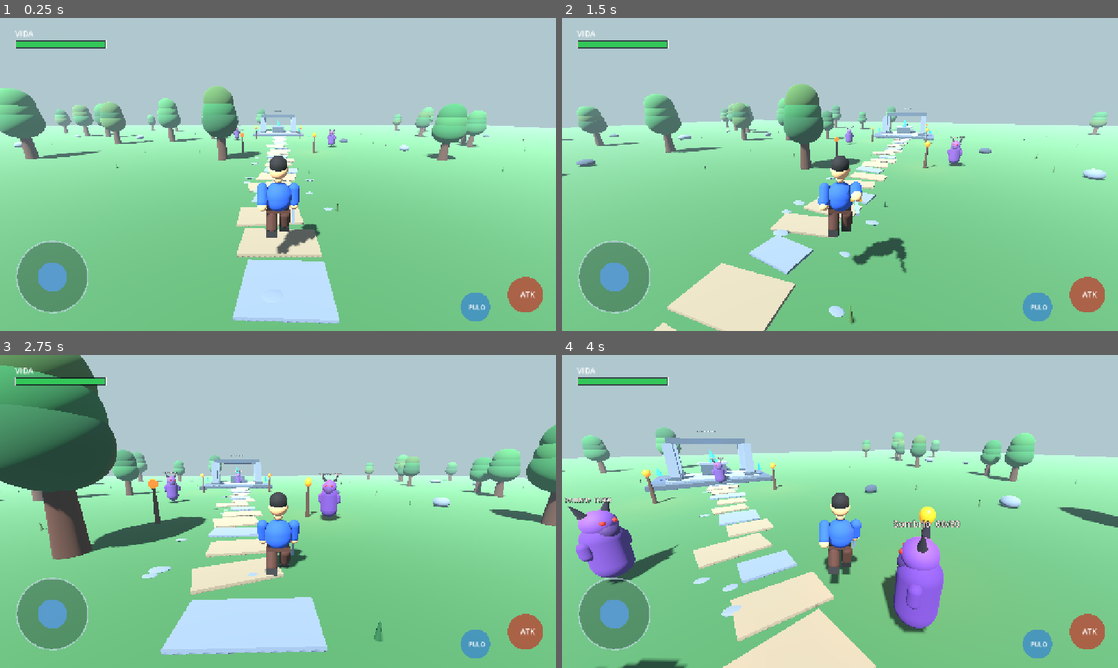
Above: before the commit, frames 1-4 (two rows, left to right).
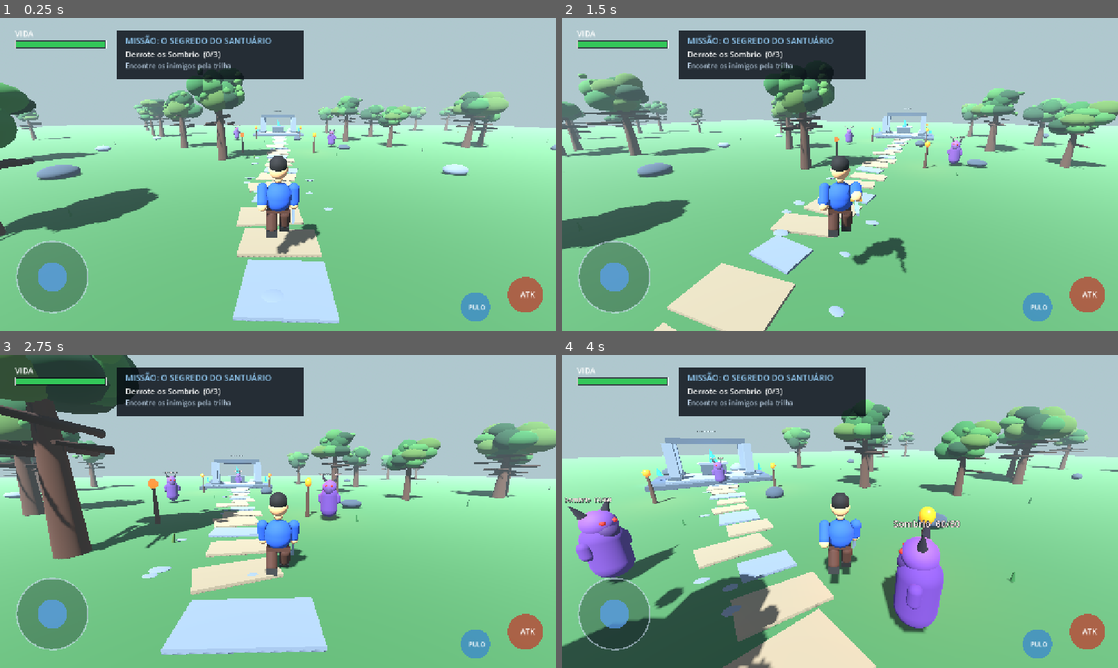
Above: after the commit, the same moments.

Repository: YohBoostel07/Aetheria-Android
Game: Godot game, scene res://scenes/world.tscn
Same seed, same stepped clock (60 frames per second), same inputs: the game is played once before the commit and once after it.
Inputs (mouse positions are in pixels of both pictures, inside the frame that each line leads up to):
- Up to frame 1 (0.25 s): no input
- Up to frame 2 (1.5 s): tap Enter at 0.5 s; move the mouse to (867, 174) at 0.52 s; hold W (move_forward) from 0.53 s (still down); tap J (attack) at 0.6, 1.35 s; click (867, 174) at 0.67 s; tap Space (jump) at 0.77 s; move the mouse to (812, 174) at 1.27 s
- Up to frame 3 (2.75 s): keep holding W (move_forward); tap Space (jump) at 1.52 s; move the mouse to (289, 505) at 2.02 s; tap J (attack) at 2.1 s
- Up to frame 4 (4 s): keep holding W (move_forward); move the mouse to (834, 517) at 2.77 s; tap J (attack) at 2.85, 3.6 s; click (834, 517) at 2.92 s; tap Space (jump) at 3.02, 3.77 s; move the mouse to (878, 514) at 3.52 s

The runs differ from the first frame. In frame 1, 16% of the frame differs, in the area x 0-100%, y 4-72%; in frame 2, 17%; in frame 3, 21%, in the area x 0-100%, y 0-92%; in frame 4, 20%.

Commit message:
Aetheria 0.5.0: quest system and detailed forest trees

Diff:
--- a/scripts/world.gd
+++ b/scripts/world.gd
@@ -4,12 +4,20 @@
 
 var rng := RandomNumberGenerator.new()
 var bark_material: StandardMaterial3D
+var branch_material: StandardMaterial3D
 var leaf_materials: Array[StandardMaterial3D] = []
+var leaf_light_materials: Array[StandardMaterial3D] = []
 var stone_material: StandardMaterial3D
 var dark_stone_material: StandardMaterial3D
 var path_material: StandardMaterial3D
 var crystal_material: StandardMaterial3D
 var torch_material: StandardMaterial3D
+var quest_label: Label
+var quest_detail_label: Label
+var enemies_defeated := 0
+var quest_complete := false
+var experience := 0
+var shrine_crystal_light: OmniLight3D
 
 func _ready() -> void:
     rng.seed = 48291
@@ -21,10 +29,22 @@
     _create_rock_fields()
     _create_ancient_shrine()
     _create_torches()
+    _create_quest_hud()
     _spawn_enemies()
+    _refresh_quest_hud()
+
+func _process(_delta: float) -> void:
+    if enemies_defeated >= 3 and not quest_complete:
+        var player := get_node_or_null("Player") as Node3D
+        if player != null:
+            var player_flat := Vector2(player.global_position.x, player.global_position.z)
+            var crystal_flat := Vector2(0.0, -35.45)
+            if player_flat.distance_to(crystal_flat) <= 4.5:
+                _complete_quest()
 
 func _create_materials() -> void:
     bark_material = _material(Color(0.25, 0.14, 0.085), 1.0)
+    branch_material = _material(Color(0.19, 0.105, 0.065), 1.0)
     stone_material = _material(Color(0.38, 0.42, 0.46), 0.95)
     dark_stone_material = _material(Color(0.20, 0.24, 0.29), 1.0)
     path_material = _material(Color(0.48, 0.43, 0.34), 1.0)
@@ -37,10 +57,15 @@
     torch_material.emission = Color(1.0, 0.19, 0.025)
     torch_material.emission_energy_multiplier = 2.2
     leaf_materials = [
-        _material(Color(0.10, 0.29, 0.15), 1.0),
-        _material(Color(0.13, 0.36, 0.18), 1.0),
-        _material(Color(0.18, 0.40, 0.20), 1.0),
-        _material(Color(0.22, 0.34, 0.15), 1.0)
+        _material(Color(0.055, 0.20, 0.095), 0.96),
+        _material(Color(0.075, 0.27, 0.11), 0.96),
+        _material(Color(0.12, 0.33, 0.14), 0.94),
+        _material(Color(0.18, 0.38, 0.16), 0.94),
+        _material(Color(0.23, 0.34, 0.12), 0.96)
+    ]
+    leaf_light_materials = [
+        _material(Color(0.19, 0.39, 0.16), 0.94),
+        _material(Color(0.25, 0.43, 0.18), 0.94)
     ]
 
 func _material(color: Color, roughness_value: float = 0.85, metallic_value: float = 0.0) -> StandardMaterial3D:
@@ -75,7 +100,6 @@
     var ground := StaticBody3D.new()
     ground.name = "Ground"
     add_child(ground)
-
     var mesh_instance := MeshInstance3D.new()
     var plane := PlaneMesh.new()
     plane.size = Vector2(180, 180)
@@ -83,7 +107,6 @@
     var grass := _material(Color(0.20, 0.36, 0.20), 1.0)
     mesh_instance.material_override = grass
     ground.add_child(mesh_instance)
-
     var collision := CollisionShape3D.new()
     var shape := BoxShape3D.new()
     shape.size = Vector3(180, 0.3, 180)
@@ -101,7 +124,6 @@
         stone.rotation.y = rng.randf_range(-0.18, 0.18)
         stone.material_override = path_material if i % 3 != 0 else stone_material
         add_child(stone)
-
     for i in range(22):
         var pebble := MeshInstance3D.new()
         var mesh := SphereMesh.new()
@@ -122,7 +144,6 @@
         if near_path or near_spawn or near_shrine:
             continue
         _create_tree(position, rng.randf_range(0.82, 1.35))
-
     for i in range(34):
         var grass := MeshInstance3D.new()
         var blade := CylinderMesh.new()
@@ -142,25 +163,86 @@
     tree.scale = Vector3.ONE * scale_value
     add_child(tree)
 
+    var trunk_height := rng.randf_range(3.5, 4.5)
     var trunk := MeshInstance3D.new()
     var trunk_mesh := CylinderMesh.new()
-    trunk_mesh.top_radius = 0.20
-    trunk_mesh.bottom_radius = 0.34
-    trunk_mesh.height = 2.6
+    trunk_mesh.top_radius = rng.randf_range(0.13, 0.19)
+    trunk_mesh.bottom_radius = rng.randf_range(0.31, 0.39)
+    trunk_mesh.height = trunk_height
     trunk.mesh = trunk_mesh
-    trunk.position.y = 1.3
+    trunk.position.y = trunk_height * 0.5
+    trunk.rotation.z = rng.randf_range(-0.035, 0.035)
     trunk.material_override = bark_material
     tree.add_child(trunk)
 
-    for j in range(3):
-        var crown := MeshInstance3D.new()
-        var crown_mesh := SphereMesh.new()
-        crown_mesh.radius = 1.15 - float(j) * 0.10
-        crown_mesh.height = 2.15 - float(j) * 0.12
-        crown.mesh = crown_mesh
-        crown.position = Vector3(0, 2.55 + float(j) * 0.62, 0)
-        crown.material_override = leaf_materials[rng.randi_range(0, leaf_materials.size() - 1)]
-        tree.add_child(crown)
+    # Raised bark ridges make the trunk less like a smooth primitive.
+    for ridge_index in range(4):
+        var ridge := MeshInstance3D.new()
+        var ridge_mesh := CylinderMesh.new()
+        ridge_mesh.top_radius = 0.025
+        ridge_mesh.bottom_radius = 0.055
+        ridge_mesh.height = trunk_height * rng.randf_range(0.55, 0.88)
+        ridge.mesh = ridge_mesh
+        var angle := TAU * float(ridge_index) / 4.0
+        ridge.position = Vector3(cos(angle) * 0.19, ridge_mesh.height * 0.5, sin(angle) * 0.19)
+        ridge.rotation.z = rng.randf_range(-0.04, 0.04)
+        ridge.material_override = branch_material
+        tree.add_child(ridge)
+
+    # Several thick, tapered boughs visibly emerge from the trunk.
+    for branch_index in range(6):
+        var angle := TAU * float(branch_index) / 6.0 + rng.randf_range(-0.22, 0.22)
+        var start_height := rng.randf_range(1.65, 2.85)
+        var length := rng.randf_range(1.25, 2.0)
+        var rise := rng.randf_range(0.65, 1.25)
+        var direction := Vector3(cos(angle) * length, rise, sin(angle) * length)
+        _create_branch(tree, Vector3(0, start_height, 0), direction, rng.randf_range(0.10, 0.15))
+
+    # A layered, irregular crown made of many overlapping leaf masses.
+    var crown_center := Vector3(0, trunk_height + 0.15, 0)
+    for cluster_index in range(15):
+        var angle := rng.randf_range(0.0, TAU)
+        var ring := rng.randf_range(0.25, 1.35)
+        var cluster := MeshInstance3D.new()
+        var foliage := SphereMesh.new()
+        foliage.radius = rng.randf_range(0.58, 0.88)
+        foliage.height = rng.randf_range(1.05, 1.65)
+        foliage.radial_segments = 10
+        foliage.rings = 6
+        cluster.mesh = foliage
+        cluster.position = crown_center + Vector3(cos(angle) * ring, rng.randf_range(-0.45, 1.15), sin(angle) * ring)
+        cluster.scale = Vector3(rng.randf_range(0.9, 1.35), rng.randf_range(0.75, 1.1), rng.randf_range(0.9, 1.3))
+        cluster.material_override = leaf_materials[rng.randi_range(0, leaf_materials.size() - 1)]
+        tree.add_child(cluster)
+
+    # Smaller brighter leaf clusters break up the silhouette and add depth.
+    for leaf_index in range(10):
+        var angle := rng.randf_range(0.0, TAU)
+        var leaf := MeshInstance3D.new()
+        var leaf_mesh := SphereMesh.new()
+        leaf_mesh.radius = rng.randf_range(0.18, 0.31)
+        leaf_mesh.height = rng.randf_range(0.28, 0.48)
+        leaf_mesh.radial_segments = 8
+        leaf_mesh.rings = 5
+        leaf.mesh = leaf_mesh
+        leaf.position = crown_center + Vector3(cos(angle) * rng.randf_range(0.55, 1.55), rng.randf_range(-0.35, 1.4), sin(angle) * rng.randf_range(0.55, 1.55))
+        leaf.rotation = Vector3(rng.randf_range(-0.5, 0.5), angle, rng.randf_range(-0.5, 0.5))
+        leaf.material_override = leaf_light_materials[rng.randi_range(0, leaf_light_materials.size() - 1)]
+        tree.add_child(leaf)
+
+func _create_branch(parent: Node3D, start: Vector3, direction: Vector3, thickness: float) -> void:
+    var branch := MeshInstance3D.new()
+    var mesh := CylinderMesh.new()
+    mesh.top_radius = thickness * 0.42
+    mesh.bottom_radius = thickness
+    mesh.height = direction.length()
+    mesh.radial_segments = 7
+    branch.mesh = mesh
+    branch.position = start + direction * 0.5
+    branch.look_at(branch.position + direction.normalized(), Vector3.UP)
+    branch.rotate_object_local(Vector3.RIGHT, PI * 0.5)
+    branch.material_override = branch_material
+    parent.add_child(branch)
 
 func _create_rock_fields() -> void:
     for i in range(30):
@@ -182,22 +264,18 @@
     shrine.name = "AncientShrine"
     shrine.position = Vector3(0, 0, -35)
     add_child(shrine)
-
     _box(shrine, "Shrine platform", Vector3(0, 0.18, 0), Vector3(10, 0.36, 7), dark_stone_material)
     _box(shrine, "Upper step", Vector3(0, 0.43, 0.1), Vector3(7.5, 0.22, 5.2), stone_material)
-
     for side in [-1.0, 1.0]:
         for depth in [-1.0, 1.0]:
             _box(shrine, "Ancient pillar", Vector3(side * 3.1, 2.05, depth * 1.75), Vector3(0.72, 3.25, 0.72), stone_material)
             _box(shrine, "Pillar base", Vector3(side * 3.1, 0.62, depth * 1.75), Vector3(1.05, 0.34, 1.05), dark_stone_material)
-
     _box(shrine, "Broken lintel", Vector3(0, 3.82, -1.75), Vector3(7.0, 0.55, 0.85), dark_stone_material)
     _box(shrine, "Altar", Vector3(0, 1.05, -0.45), Vector3(2.2, 1.1, 1.55), dark_stone_material)
     _box(shrine, "Altar top", Vector3(0, 1.66, -0.45), Vector3(2.65, 0.18, 1.9), stone_material)
     _create_crystal(shrine, Vector3(0, 2.45, -0.45), 1.0)
     _create_crystal(shrine, Vector3(-4.4, 1.1, 0), 0.55)
     _create_crystal(shrine, Vector3(4.4, 1.1, 0), 0.55)
-
     var title := Label3D.new()
     title.text = "SANTUARIO ANTIGO"
     title.position = Vector3(0, 4.8, -1.8)
@@ -220,13 +298,14 @@
     crystal.scale = Vector3.ONE * scale_value
     crystal.material_override = crystal_material
     parent.add_child(crystal)
-
     var light := OmniLight3D.new()
     light.position = crystal_position
     light.light_color = Color(0.12, 0.55, 1.0)
     light.light_energy = 0.8
     light.omni_range = 5.0 * scale_value
     parent.add_child(light)
+    if scale_value >= 1.0:
+        shrine_crystal_light = light
 
 func _create_torches() -> void:
     for z_position in [-13.0, -27.0, -38.0]:
@@ -258,6 +337,64 @@
             light.omni_range = 5.0
             torch.add_child(light)
 
+func _create_quest_hud() -> void:
+    var layer := CanvasLayer.new()
+    layer.name = "QuestHUD"
+    layer.layer = 5
+    add_child(layer)
+    var panel := ColorRect.new()
+    panel.position = Vector2(270, 28)
+    panel.size = Vector2(430, 112)
+    panel.color = Color(0.025, 0.045, 0.075, 0.82)
+    layer.add_child(panel)
+    var title := Label.new()
+    title.position = Vector2(288, 38)
+    title.size = Vector2(400, 30)
+    title.text = "MISSÃO: O SEGREDO DO SANTUÁRIO"
+    title.add_theme_font_size_override("font_size", 19)
+    title.add_theme_color_override("font_color", Color(0.60, 0.83, 1.0))
+    layer.add_child(title)
+    quest_label = Label.new()
+    quest_label.position = Vector2(288, 70)
+    quest_label.size = Vector2(390, 28)
+    quest_label.add_theme_font_size_override("font_size", 18)
+    quest_label.add_theme_color_override("font_color", Color(1.0, 1.0, 1.0))
+    layer.add_child(quest_label)
+    quest_detail_label = Label.new()
+    quest_detail_label.position = Vector2(288, 98)
+    quest_detail_label.size = Vector2(390, 26)
+    quest_detail_label.add_theme_font_size_override("font_size", 16)
+    quest_detail_label.add_theme_color_override("font_color", Color(0.72, 0.80, 0.88))
+    layer.add_child(quest_detail_label)
+
+func _refresh_quest_hud() -> void:
+    if quest_complete:
+        quest_label.text = "Missão concluída!"
+        quest_detail_label.text = "Recompensa recebida: +100 EXP"
+    elif enemies_defeated < 3:
+        quest_label.text = "Derrote os Sombrio  (%d/3)" % enemies_defeated
+        quest_detail_label.text = "Encontre os inimigos pela trilha"
+    else:
+        quest_label.text = "Todos os Sombrio foram derrotados"
+        quest_detail_label.text = "Aproxime-se do cristal no santuário"
+
+func _on_enemy_defeated() -> void:
+    if quest_complete:
+        return
+    enemies_defeated = mini(enemies_defeated + 1, 3)
+    _refresh_quest_hud()
+
+func _complete_quest() -> void:
+    if quest_complete:
+        return
+    quest_complete = true
+    experience += 100
+    if shrine_crystal_light != null:
+        shrine_crystal_light.light_energy = 2.8
+        shrine_crystal_light.omni_range = 11.0
+        shrine_crystal_light.light_color = Color(0.28, 0.78, 1.0)
+    _refresh_quest_hud()
+
 func _box(parent: Node3D, part_name: String, part_position: Vector3, dimensions: Vector3, material: Material) -> void:
     var part := MeshInstance3D.new()
     part.name = part_name
@@ -280,4 +417,5 @@
         enemy.set_script(ENEMY_SCRIPT)
         enemy.set("player_path", NodePath("../Player"))
         enemy.position = spawn_points[i]
+        enemy.connect("defeated", Callable(self, "_on_enemy_defeated"))
         add_child(enemy)
